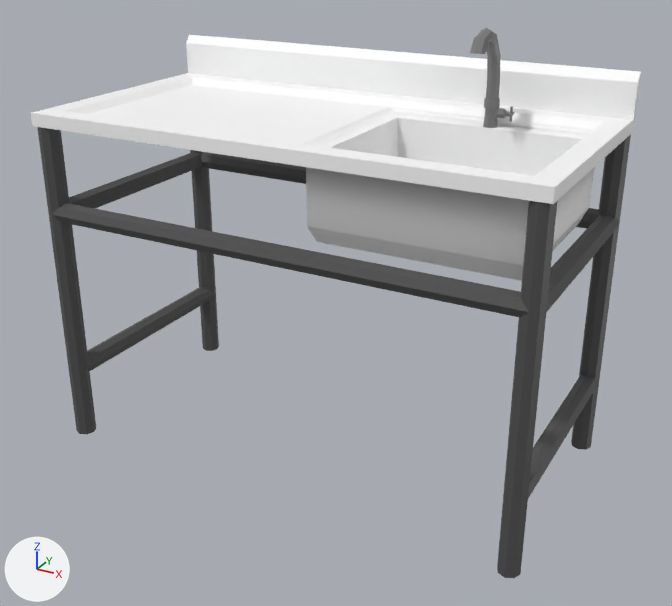
The FBX model Models/Sink.fbx, before and after one commit.
The view is the same before and after, from a 50 mm lens placed at (1.31, -2.34, 1.66), pointed at (0.05, -0.05, 0.52). Lighting does not change. The marker at lower left points along +X, +Y and +Z. Objects named as collision shapes, trigger or cutter boxes, shadow casters or lower levels of detail are left out. Where no turn or scale is listed for an object, it has been applied to the vertices.

Names of what the first picture shows: 'Sink'.
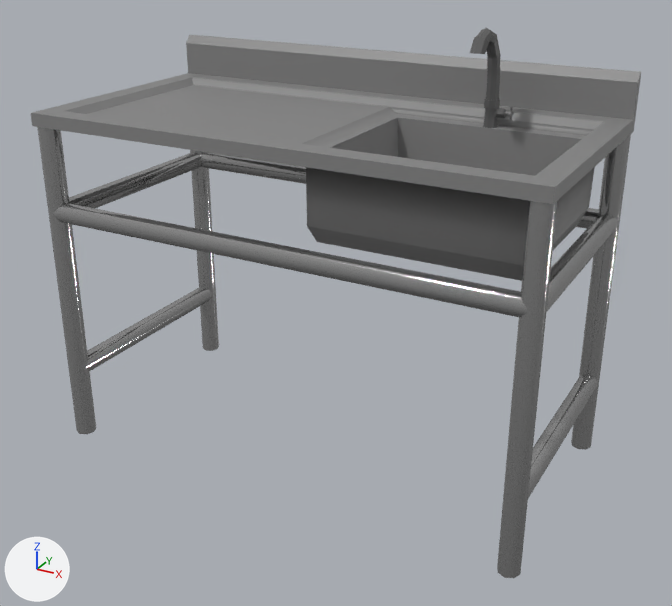
The newer file is also turned or shifted as a whole; pictures and numbers use the older file's frame.

What differs and where, as boxes [x1, y1, x2, y2] in the pictures (672 x 606 px):
part 1 of me_cube, recoloured (white to grey): [31, 35, 641, 281] in both
part 2 of me_cube, recoloured: [470, 28, 506, 128] in both
part 3 of me_cube, recoloured: [37, 127, 631, 578] in both

What the commit changed:
Material '1.002' (mat_1_002) is new.
Its base color is (0.233, 0.233, 0.233) (grey #858585).
Material 'metal' (mat_metal) is new.
Its base color is (0.448, 0.448, 0.448) (grey #b3b3b3).
Its metallic is 0.819.
Its roughness is 0.0827.
Material '2.002' (mat_2_002) is new.
Its base color is (0.107, 0.107, 0.107) (dark grey #5c5c5c).
me_cube has 375 vertices, 304 faces and spans x -0.78..0.78, y -0.39..0.39, z 0.0..1.33.
me_cube is used by ob_sink; location (0.0, 0.0, 0.0).
me_cube part 1: all 79 faces that had it switch from mat_1 (white #ffffff) to mat_1_002 (grey #858585).
me_cube part 2: all 145 faces that had it switch from mat_2 (grey #7a7a7a) to mat_2_002 (dark grey #5c5c5c).
me_cube part 3: all 80 faces that had it switch from mat_3 (dark grey #525252) to mat_metal (grey #b2b2b2).
